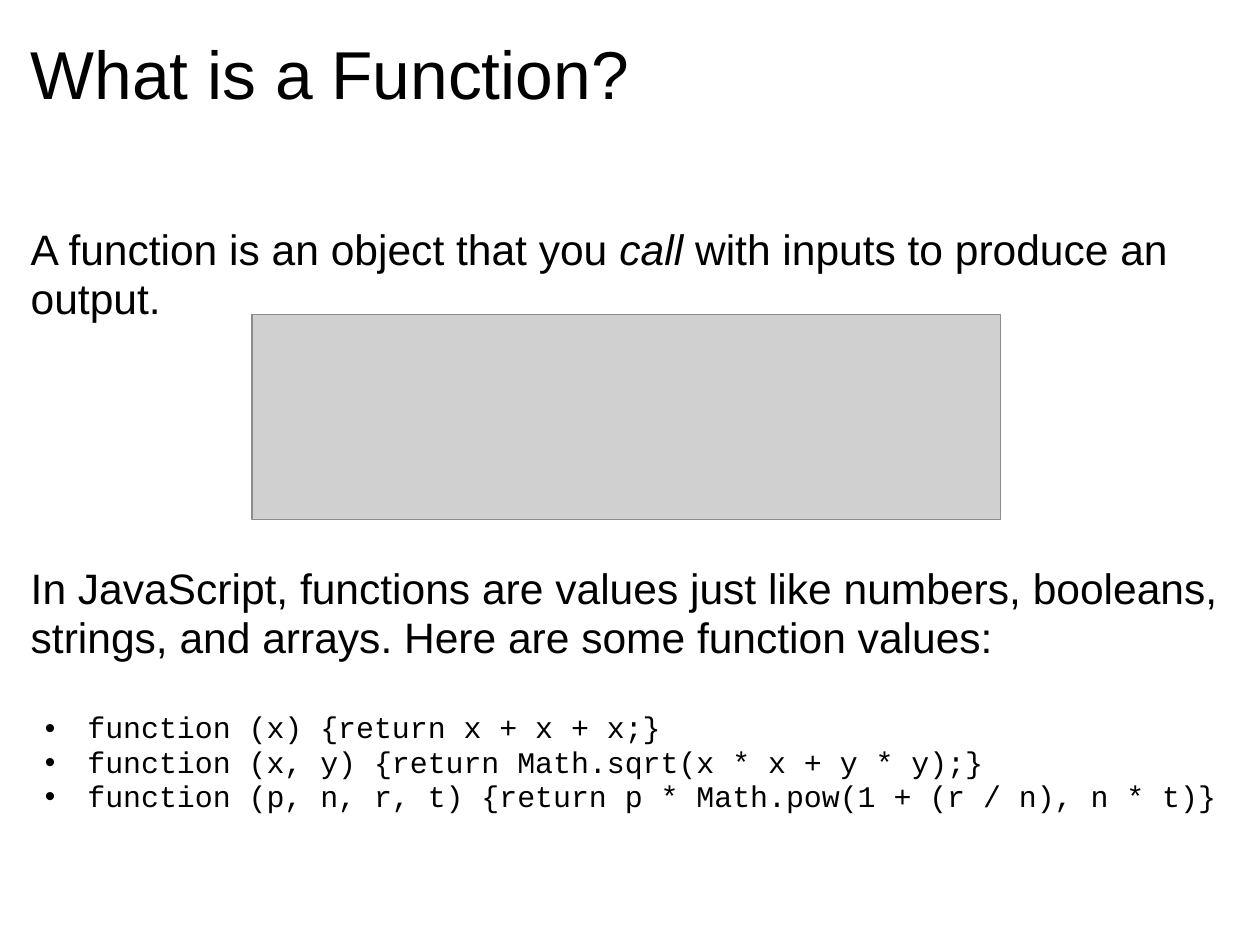
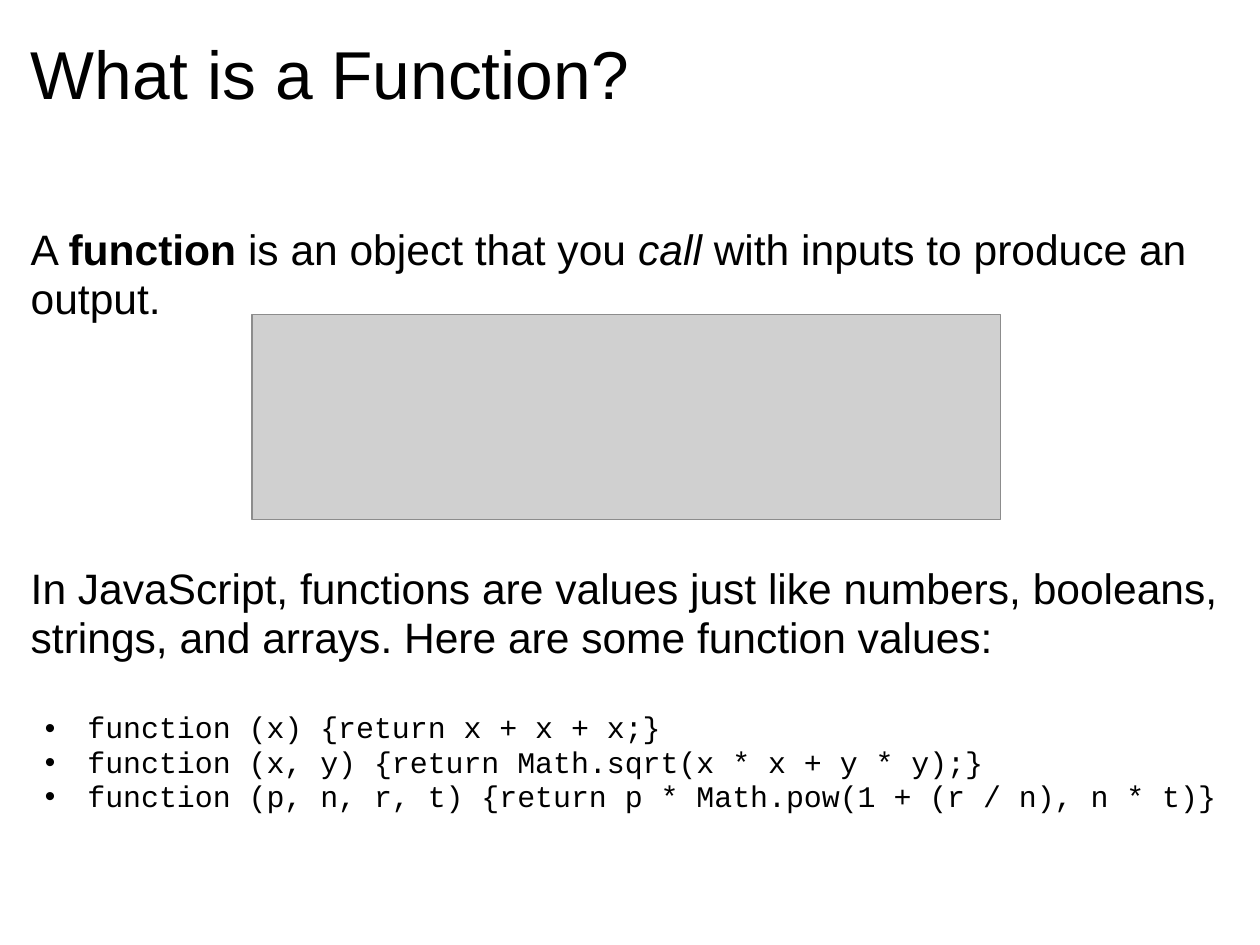
Before and after one commit to dondi/javascript-book, a slide deck: slide 3 of presentations/Chapter_5_Presentation.ppt. Drawn at 1260x945 pixels with LibreOffice and Linux fonts; fonts in the diff are those of the drawing; grey boxes stand for pictures; background and template pictures are left out. Boxes give left, top, right and bottom in pixels: in the first picture for what was removed or moved away, otherwise in the second. Text is boxed around its words. In the diff, an @@ line names an element or a change of style, - is before the commit and + after.

```diff
--- a/presentations/Chapter_5_Presentation.ppt
+++ b/presentations/Chapter_5_Presentation.ppt
@@ text at [31,234,1186,322]: bold on in "function" @@
```
Also in this commit, not shown: 7 other slides changed, 8 slides added, 3 slides removed.
